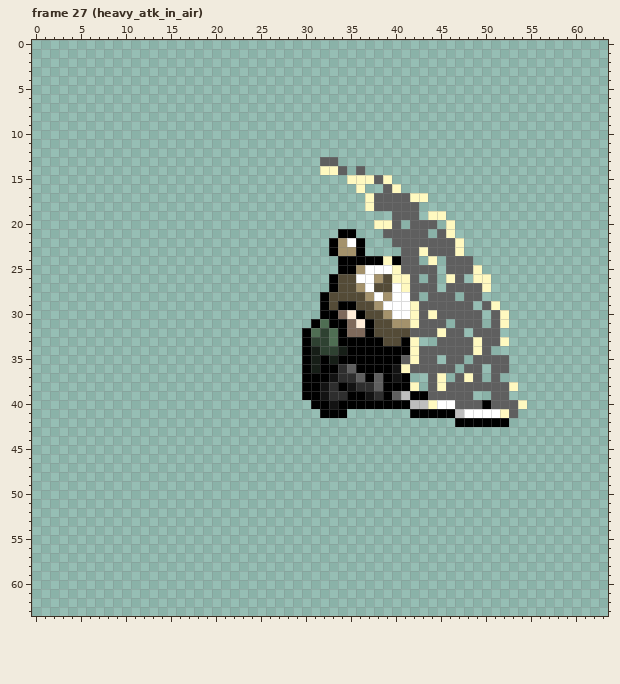
Pixel-art file -- honki/hero/new_character_design_demo.aseprite. That is the earlier state.
64x64 pixels, 56 frames. Shown: frame 27 (heavy_atk_in_air). The commit also changed other frames, which this record leaves out.
After:
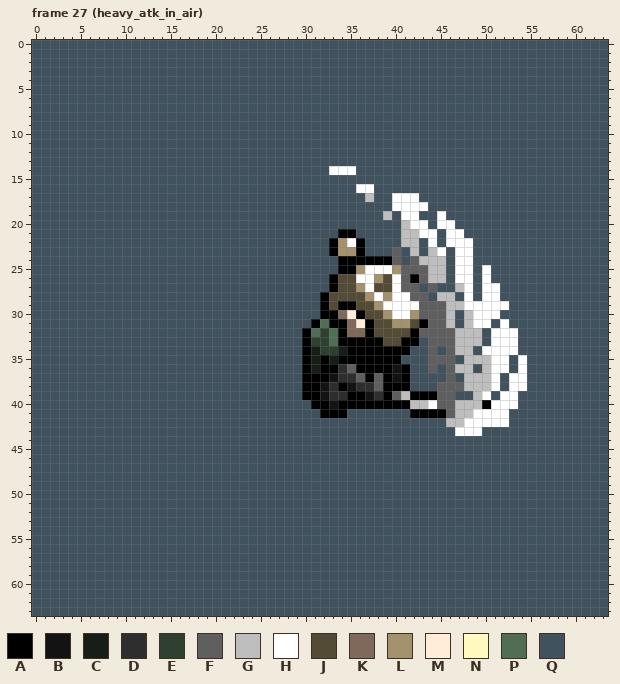
Palette (. is transparent): A #000000  B #131313  C #161e17  D #2e2e2e  E #2e4131  F #5f5f5f  G #bebebe  H #ffffff  J #544b37  K #7e695b  L #a4926c  M #ffedd9  N #fff9c0  P #4f6e53  Q #41525f
From the commit log: add light_atk_2
Edits made:
layer "bg" added
layer "Layer added" added
Changed rows in their new state; - is an unchanged pixel.
Frame 27 (heavy_atk_in_air), layers "Layer added", "works layer", "bg":
first column x 0:
 0 QQQQQQQQQQQQQQQQQQQQQQQQQQQQQQQQQQQQQQQQQQQQQQQQQQQQQQQQQQQQQQQQ
 1 QQQQQQQQQQQQQQQQQQQQQQQQQQQQQQQQQQQQQQQQQQQQQQQQQQQQQQQQQQQQQQQQ
 2 QQQQQQQQQQQQQQQQQQQQQQQQQQQQQQQQQQQQQQQQQQQQQQQQQQQQQQQQQQQQQQQQ
 3 QQQQQQQQQQQQQQQQQQQQQQQQQQQQQQQQQQQQQQQQQQQQQQQQQQQQQQQQQQQQQQQQ
 4 QQQQQQQQQQQQQQQQQQQQQQQQQQQQQQQQQQQQQQQQQQQQQQQQQQQQQQQQQQQQQQQQ
 5 QQQQQQQQQQQQQQQQQQQQQQQQQQQQQQQQQQQQQQQQQQQQQQQQQQQQQQQQQQQQQQQQ
 6 QQQQQQQQQQQQQQQQQQQQQQQQQQQQQQQQQQQQQQQQQQQQQQQQQQQQQQQQQQQQQQQQ
 7 QQQQQQQQQQQQQQQQQQQQQQQQQQQQQQQQQQQQQQQQQQQQQQQQQQQQQQQQQQQQQQQQ
 8 QQQQQQQQQQQQQQQQQQQQQQQQQQQQQQQQQQQQQQQQQQQQQQQQQQQQQQQQQQQQQQQQ
 9 QQQQQQQQQQQQQQQQQQQQQQQQQQQQQQQQQQQQQQQQQQQQQQQQQQQQQQQQQQQQQQQQ
10 QQQQQQQQQQQQQQQQQQQQQQQQQQQQQQQQQQQQQQQQQQQQQQQQQQQQQQQQQQQQQQQQ
11 QQQQQQQQQQQQQQQQQQQQQQQQQQQQQQQQQQQQQQQQQQQQQQQQQQQQQQQQQQQQQQQQ
12 QQQQQQQQQQQQQQQQQQQQQQQQQQQQQQQQQQQQQQQQQQQQQQQQQQQQQQQQQQQQQQQQ
13 QQQQQQQQQQQQQQQQQQQQQQQQQQQQQQQQQQQQQQQQQQQQQQQQQQQQQQQQQQQQQQQQ
14 QQQQQQQQQQQQQQQQQQQQQQQQQQQQQQQQQHHHQQQQQQQQQQQQQQQQQQQQQQQQQQQQ
15 QQQQQQQQQQQQQQQQQQQQQQQQQQQQQQQQQQQQQQQQQQQQQQQQQQQQQQQQQQQQQQQQ
16 QQQQQQQQQQQQQQQQQQQQQQQQQQQQQQQQQQQQHHQQQQQQQQQQQQQQQQQQQQQQQQQQ
17 QQQQQQQQQQQQQQQQQQQQQQQQQQQQQQQQQQQQQGQQHHHQQQQQQQQQQQQQQQQQQQQQ
18 QQQQQQQQQQQQQQQQQQQQQQQQQQQQQQQQQQQQQQQQHHHHQQQQQQQQQQQQQQQQQQQQ
19 QQQQQQQQQQQQQQQQQQQQQQQQQQQQQQQQQQQQQQQGQHHQQHQQQQQQQQQQQQQQQQQQ
20 QQQQQQQQQQQQQQQQQQQQQQQQQQQQQQQQQQQQQQQQQGHHQHHQQQQQQQQQQQQQQQQQ
21 QQQQQQQQQQQQQQQQQQQQQQQQQQQQQQQQQQ--QQQQQGGHHQHHQQQQQQQQQQQQQQQQ
22 QQQQQQQQQQQQQQQQQQQQQQQQQQQQQQQQQ----QQQQGGQHQHHHQQQQQQQQQQQQQQQ
23 QQQQQQQQQQQQQQQQQQQQQQQQQQQQQQQQQ----QQQFQGQGHQHHQQQQQQQQQQQQQQQ
24 QQQQQQQQQQQQQQQQQQQQQQQQQQQQQQQQQQ-----AFQ-GGGQHHQQQQQQQQQQQQQQQ
25 QQQQQQQQQQQQQQQQQQQQQQQQQQQQQQQQQQ------L---GGQHHQHQQQQQQQQQQQQQ
26 QQQQQQQQQQQQQQQQQQQQQQQQQQQQQQQQQ-------HFAFGGQHHQHQQQQQQQQQQQQQ
27 QQQQQQQQQQQQQQQQQQQQQQQQQQQQQQQQQ--------F-Q-QQGHQHHQQQQQQQQQQQQ
28 QQQQQQQQQQQQQQQQQQQQQQQQQQQQQQQQ-----------FQGGQHQHHQQQQQQQQQQQQ
29 QQQQQQQQQQQQQQQQQQQQQQQQQQQQQQQQ----------H---GGHHHHHQQQQQQQQQQQ
30 QQQQQQQQQQQQQQQQQQQQQQQQQQQQQQQQ----------L-F-GQGHHHQQQQQQQQQQQQ
31 QQQQQQQQQQQQQQQQQQQQQQQQQQQQQQQ-----------JA--GQGHHQHQQQQQQQQQQQ
32 QQQQQQQQQQQQQQQQQQQQQQQQQQQQQQ------------A--F-GGGQHHHQQQQQQQQQQ
33 QQQQQQQQQQQQQQQQQQQQQQQQQQQQQQ------------AQF--GGGQHHHQQQQQQQQQQ
34 QQQQQQQQQQQQQQQQQQQQQQQQQQQQQQ------------QQ-Q-GGQHHHHQQQQQQQQQQ
35 QQQQQQQQQQQQQQQQQQQQQQQQQQQQQQ-----------QQQ-F-QGGGHHQHQQQQQQQQQ
36 QQQQQQQQQQQQQQQQQQQQQQQQQQQQQQ-----------AQQ-Q-GGQGHHQHQQQQQQQQQ
37 QQQQQQQQQQQQQQQQQQQQQQQQQQQQQQ------------QQQQFQGGGHQHHQQQQQQQQQ
38 QQQQQQQQQQQQQQQQQQQQQQQQQQQQQQ------------QQQF--GGGHQHHQQQQQQQQQ
39 QQQQQQQQQQQQQQQQQQQQQQQQQQQQQQ--------------A--QQGHQHHQQQQQQQQQQ
40 QQQQQQQQQQQQQQQQQQQQQQQQQQQQQQQ-------------HFFGGG-HHHQQQQQQQQQQ
41 QQQQQQQQQQQQQQQQQQQQQQQQQQQQQQQQ---QQQQQQQ----F-G---HQQQQQQQQQQQ
42 QQQQQQQQQQQQQQQQQQQQQQQQQQQQQQQQQQQQQQQQQQQQQQGGHHHHHQQQQQQQQQQQ
43 QQQQQQQQQQQQQQQQQQQQQQQQQQQQQQQQQQQQQQQQQQQQQQQHHHQQQQQQQQQQQQQQ
44 QQQQQQQQQQQQQQQQQQQQQQQQQQQQQQQQQQQQQQQQQQQQQQQQQQQQQQQQQQQQQQQQ
45 QQQQQQQQQQQQQQQQQQQQQQQQQQQQQQQQQQQQQQQQQQQQQQQQQQQQQQQQQQQQQQQQ
46 QQQQQQQQQQQQQQQQQQQQQQQQQQQQQQQQQQQQQQQQQQQQQQQQQQQQQQQQQQQQQQQQ
47 QQQQQQQQQQQQQQQQQQQQQQQQQQQQQQQQQQQQQQQQQQQQQQQQQQQQQQQQQQQQQQQQ
48 QQQQQQQQQQQQQQQQQQQQQQQQQQQQQQQQQQQQQQQQQQQQQQQQQQQQQQQQQQQQQQQQ
49 QQQQQQQQQQQQQQQQQQQQQQQQQQQQQQQQQQQQQQQQQQQQQQQQQQQQQQQQQQQQQQQQ
50 QQQQQQQQQQQQQQQQQQQQQQQQQQQQQQQQQQQQQQQQQQQQQQQQQQQQQQQQQQQQQQQQ
51 QQQQQQQQQQQQQQQQQQQQQQQQQQQQQQQQQQQQQQQQQQQQQQQQQQQQQQQQQQQQQQQQ
52 QQQQQQQQQQQQQQQQQQQQQQQQQQQQQQQQQQQQQQQQQQQQQQQQQQQQQQQQQQQQQQQQ
53 QQQQQQQQQQQQQQQQQQQQQQQQQQQQQQQQQQQQQQQQQQQQQQQQQQQQQQQQQQQQQQQQ
54 QQQQQQQQQQQQQQQQQQQQQQQQQQQQQQQQQQQQQQQQQQQQQQQQQQQQQQQQQQQQQQQQ
55 QQQQQQQQQQQQQQQQQQQQQQQQQQQQQQQQQQQQQQQQQQQQQQQQQQQQQQQQQQQQQQQQ
56 QQQQQQQQQQQQQQQQQQQQQQQQQQQQQQQQQQQQQQQQQQQQQQQQQQQQQQQQQQQQQQQQ
57 QQQQQQQQQQQQQQQQQQQQQQQQQQQQQQQQQQQQQQQQQQQQQQQQQQQQQQQQQQQQQQQQ
58 QQQQQQQQQQQQQQQQQQQQQQQQQQQQQQQQQQQQQQQQQQQQQQQQQQQQQQQQQQQQQQQQ
59 QQQQQQQQQQQQQQQQQQQQQQQQQQQQQQQQQQQQQQQQQQQQQQQQQQQQQQQQQQQQQQQQ
60 QQQQQQQQQQQQQQQQQQQQQQQQQQQQQQQQQQQQQQQQQQQQQQQQQQQQQQQQQQQQQQQQ
61 QQQQQQQQQQQQQQQQQQQQQQQQQQQQQQQQQQQQQQQQQQQQQQQQQQQQQQQQQQQQQQQQ
62 QQQQQQQQQQQQQQQQQQQQQQQQQQQQQQQQQQQQQQQQQQQQQQQQQQQQQQQQQQQQQQQQ
63 QQQQQQQQQQQQQQQQQQQQQQQQQQQQQQQQQQQQQQQQQQQQQQQQQQQQQQQQQQQQQQQQ
Boxes around the changes in both pictures, in picture pixels (x1, y1, x2, y2):
changed: (32, 40, 608, 616)
